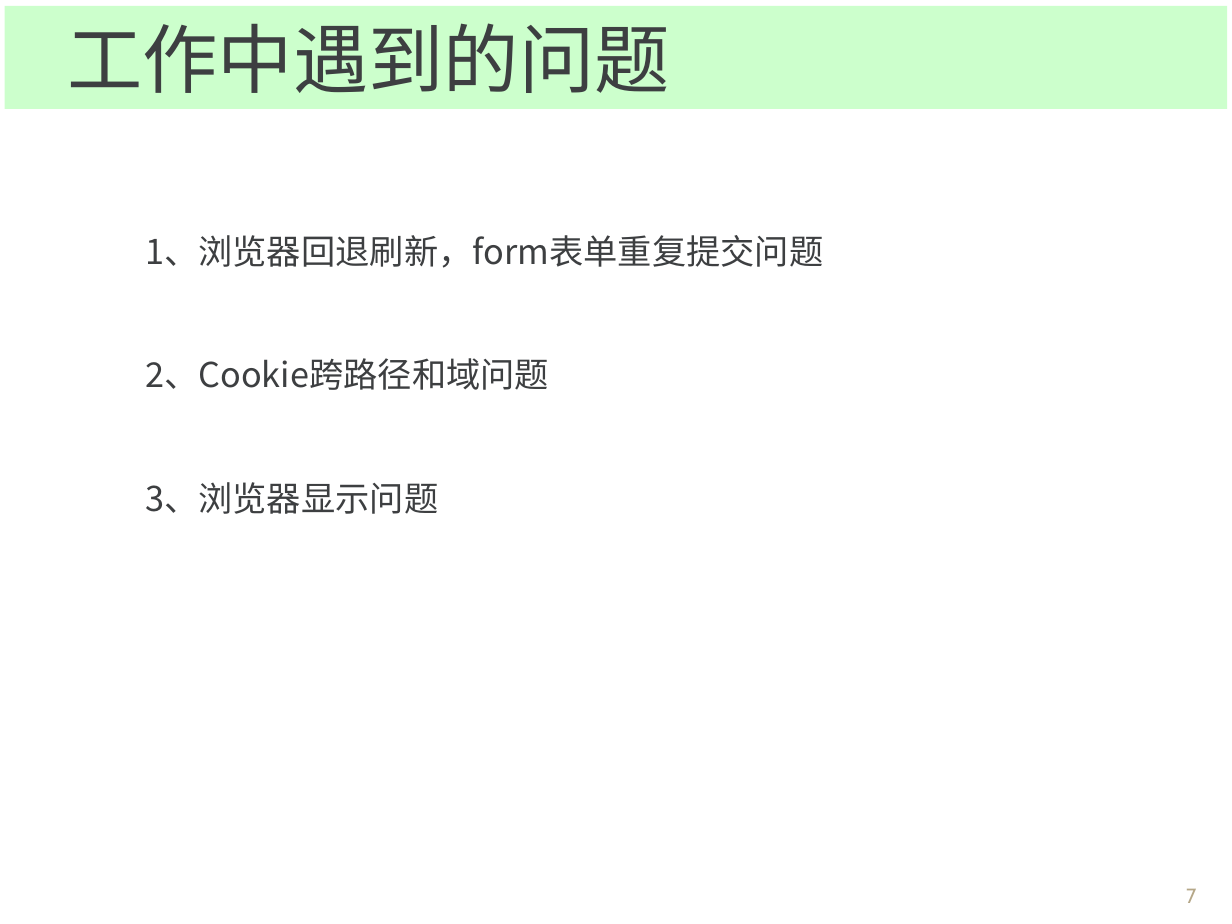
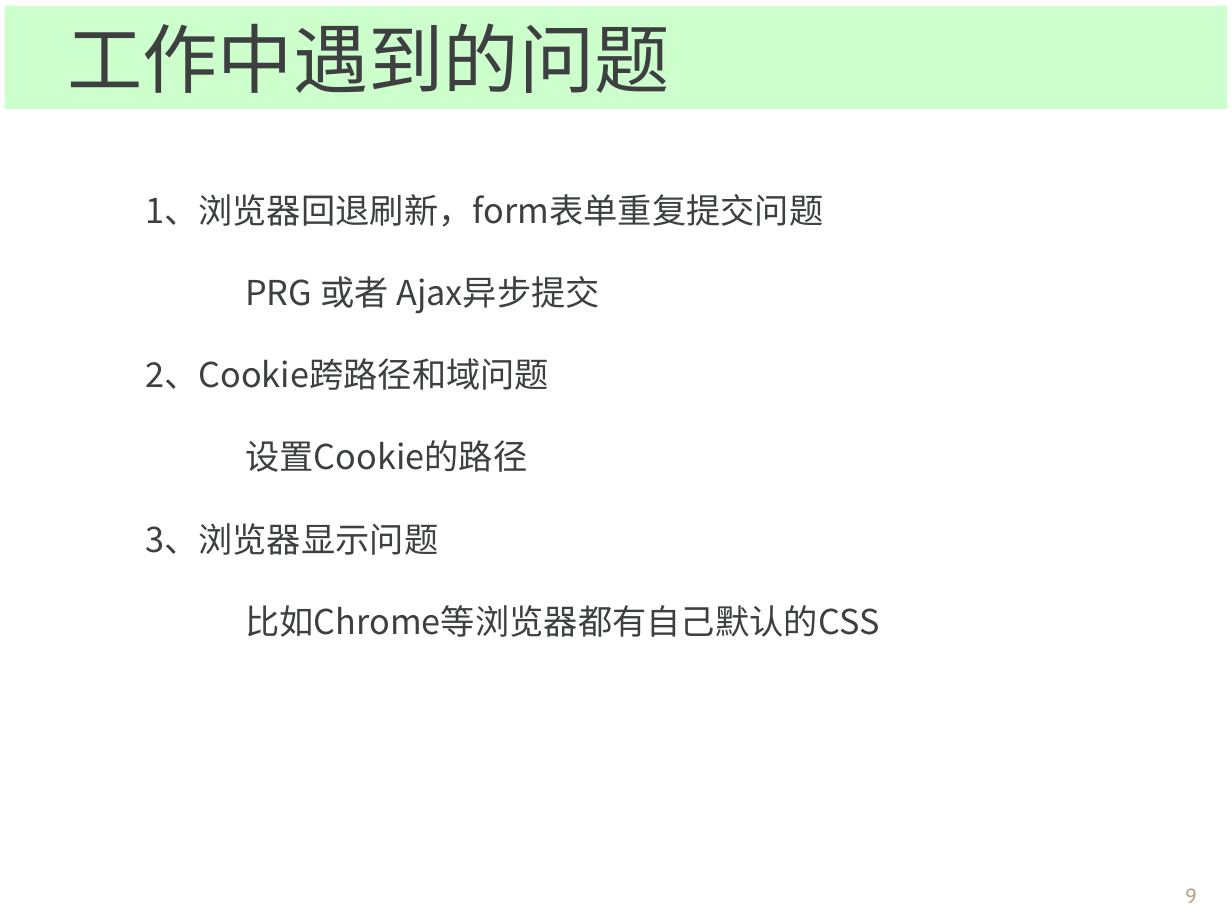
Before and after one commit to Spectrumleeee/Works, a slide deck: slide 9 of document/转正答辩_云平台部_黎光谱.ppt (slide 7 before the commit). Drawn at 1232x924 pixels with LibreOffice and Linux fonts; fonts in the diff are those of the drawing; background and template pictures are left out. Boxes give left, top, right and bottom in pixels: in the first picture for what was removed or moved away, otherwise in the second. Text is boxed around its words. In the diff, an @@ line names an element or a change of style, - is before the commit and + after.

```diff
--- a/document/转正答辩_云平台部_黎光谱.ppt
+++ b/document/转正答辩_云平台部_黎光谱.ppt
@@ text at (x1=145, y1=194, x2=823, y2=555): line spacing 3 to 2 @@
@@ text at (x1=245, y1=276, x2=600, y2=314): paragraph added @@
+PRG 或者 Ajax异步提交
@@ text at (x1=245, y1=440, x2=527, y2=472): paragraph added @@
+设置Cookie的路径
@@ text at (x1=245, y1=605, x2=879, y2=637): paragraph added @@
+比如Chrome等浏览器都有自己默认的CSS
@@ page number at (x1=1185, y1=888, x2=1197, y2=903): text changed @@
-7
+9
```
Also in this commit, not shown: 6 other slides changed, 2 slides added, 1 other file.
